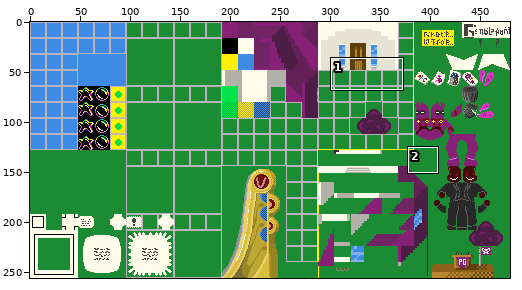
Sprite sheet: Yume Nikki Fangame/ChipSet/percyworld.png. Above: a wide view before the commit, with the close-up outlined.
Close-up. As it was:
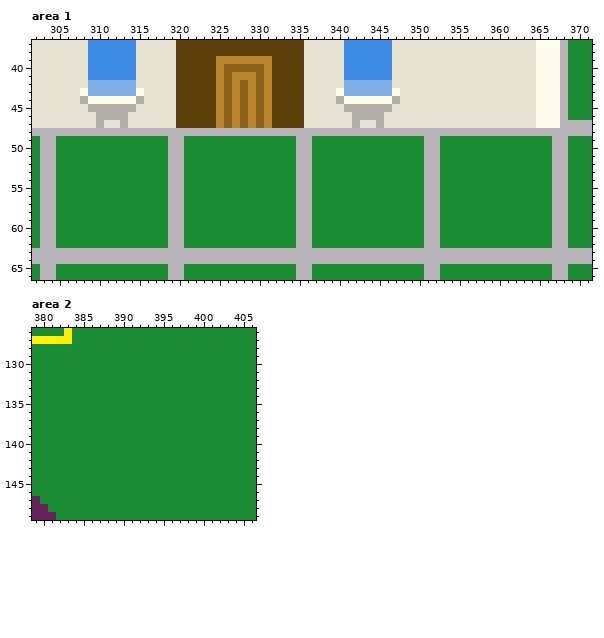
The file is 480x256 pixels. Shown: area 1: x 302..371, y 37..66; area 2: x 379..406, y 126..149.
And afterwards:
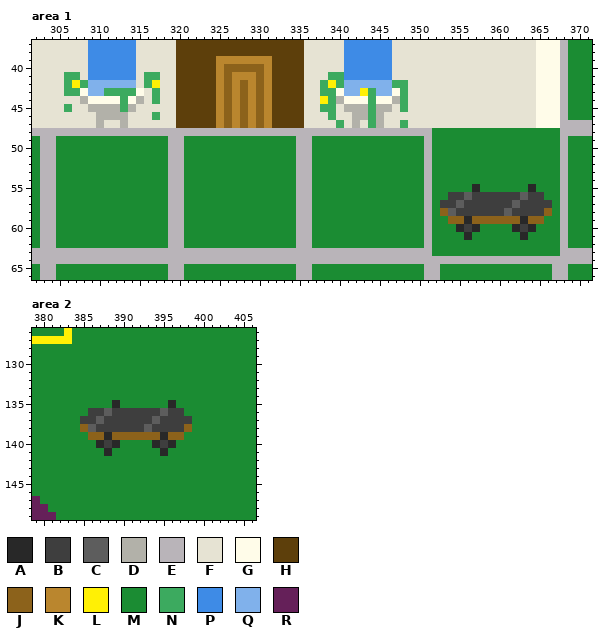
Palette (. is transparent): A #282828  B #3e3e3e  C #5d5d5d  D #b2b1a9  E #b9b4b9  F #e6e3d3  G #fffce9  H #5d3f0b  J #8c621b  K #ba862e  L #fff005  M #1b8c33  N #3caa5f  P #3e8be6  Q #80b1eb  R #652059
Log entry: Percy but again
What changed:
Area 1:
Colour M gives way to colour A in row 55 at x 357 and 364; in row 59 at x 356 and 363; in row 60 at x 355, 357, 362 and 364; in row 61 at x 356 and 363.
Colour M gives way to colour B in row 56 at x 354 to 355, 357 to 362 and 364 to 365; in row 57 at x 353 to 354, 356 to 361 and 363 to 366; in row 58 at x 355 to 360 and 362 to 365; in row 60 at x 356 and 363.
Colour M gives way to colour C in row 56 at x 356 and 363; in row 57 at x 355 and 362; in row 58 at x 354 and 361.
Colour M gives way to colour J in row 58 at x 353 and 366; in row 59 at x 354 to 355, 357 to 362 and 364 to 365.
Colour F gives way to colour L in row 42 at x 307, 317 and 339; in row 44 at x 338.
Colour Q gives way to colour L in row 43 at x 343.
Colour E gives way to colour M in row 48 at x 352 to 367; in rows 49 to 62 at x 352 and 367; in row 63 at x 352 to 367.
Colour D gives way to colour N in row 45 at x 313 and 344; in row 46 at x 344.
Colour F gives way to colour N in row 41 at x 306 to 307, 316 to 317 and 339 to 340; in row 42 at x 306, 308, 316, 338, 340 and 347 to 348; in row 43 at x 306 to 307, 317, 338 to 339 and 348; in row 44 at x 317, 339 and 348; in row 45 at x 306, 338 to 339 and 348; in row 46 at x 317 and 339.
Colour F gives way to colour N in row 47 at x 340, 344 and 348.
Colour G gives way to colour N in row 44 at x 313 and 344.
Colour Q gives way to colour N in row 43 at x 311 to 314 and 344.
Area 2:
Colour M gives way to colour A in row 135 at x 389 and 396; in row 139 at x 388 and 395; in row 140 at x 387, 389, 394 and 396; in row 141 at x 388 and 395.
Colour M gives way to colour B in row 136 at x 386 to 387, 389 to 394 and 396 to 397; in row 137 at x 385 to 386, 388 to 393 and 395 to 398; in row 138 at x 387 to 392 and 394 to 397; in row 140 at x 388 and 395.
Colour M gives way to colour C in row 136 at x 388 and 395; in row 137 at x 387 and 394; in row 138 at x 386 and 393.
Colour M gives way to colour J in row 138 at x 385 and 398; in row 139 at x 386 to 387, 389 to 394 and 396 to 397.
Pixel boxes of the changes (left, top, right, bottom) in both close-ups:
changed: (64, 72, 160, 120)
changed: (320, 72, 560, 256)
changed: (80, 400, 192, 456)
